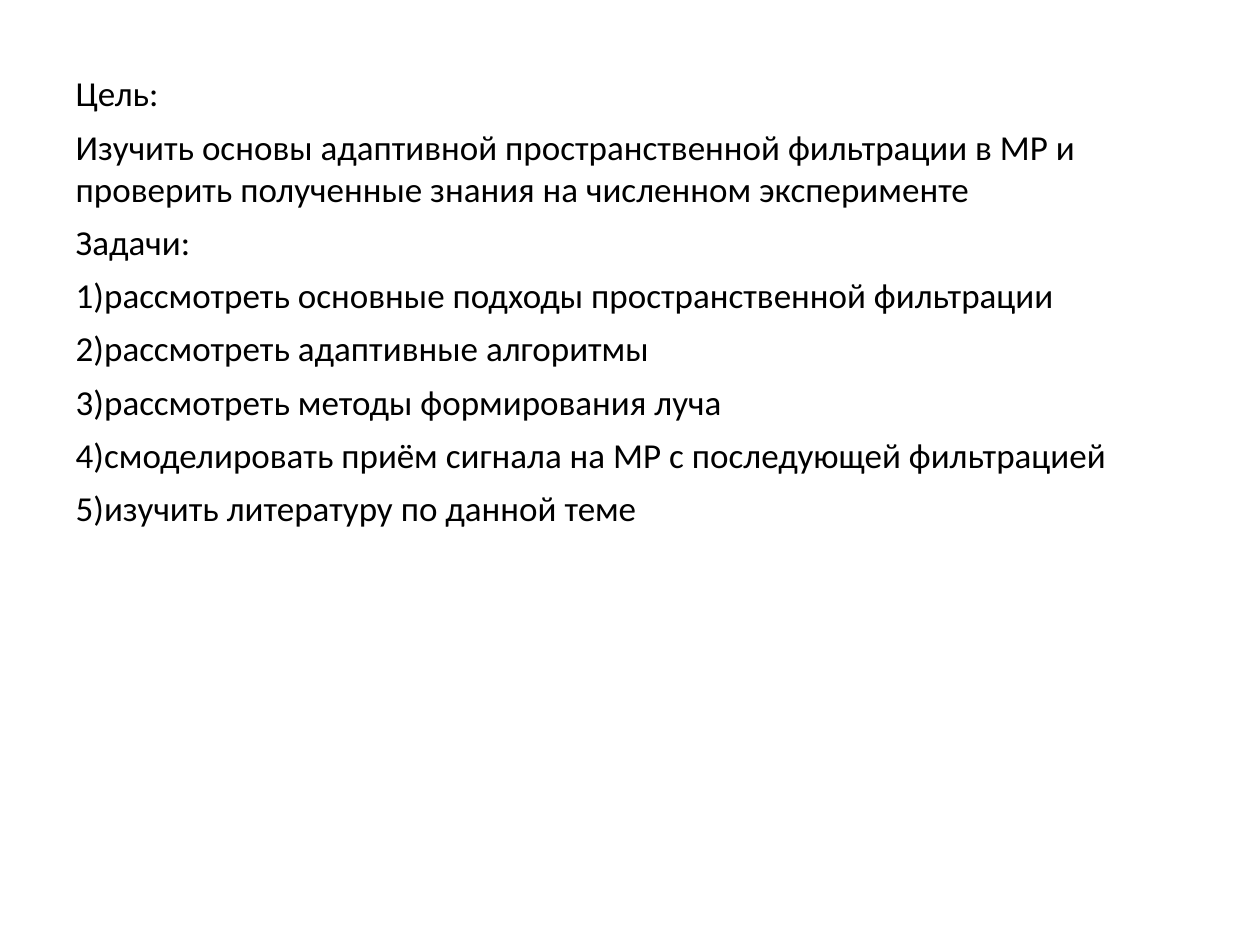
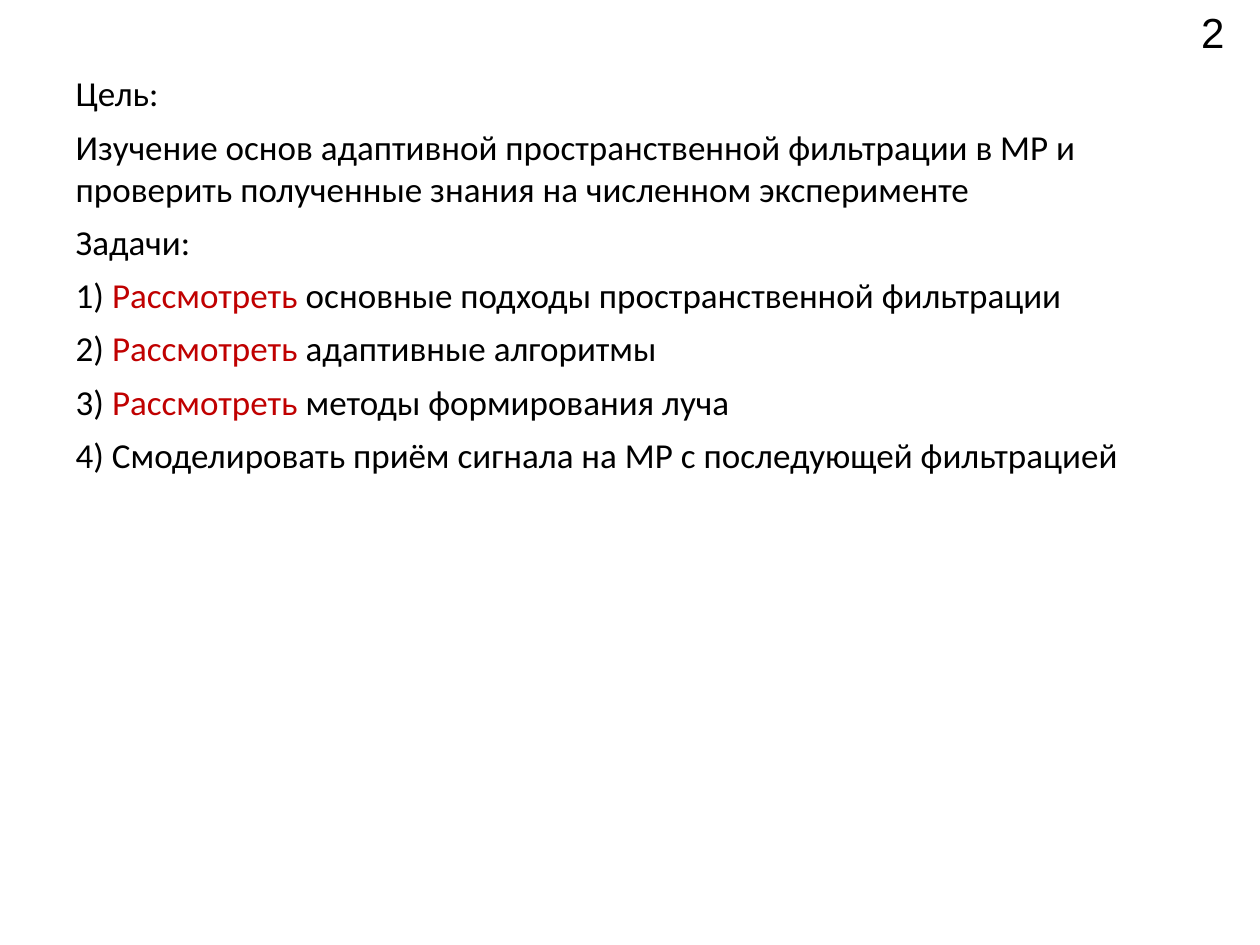
Before and after one commit to Rernamp/microphone_arrays, a slide deck: slide 2 of student_session_2021/Доклад.pptx. Drawn at 1260x945 pixels with LibreOffice and Linux fonts; fonts in the diff are those of the drawing. Boxes give left, top, right and bottom in pixels: in the first picture for what was removed or moved away, otherwise in the second. Text is boxed around its words. In the diff, an @@ line names an element or a change of style, - is before the commit and + after.

Commit message:
commit presentation #2

```diff
--- a/student_session_2021/Доклад.pptx
+++ b/student_session_2021/Доклад.pptx
@@ page number added at box(1201, 18, 1224, 48), 24 pt, text #000000 @@
+2
@@ text at box(76, 136, 1075, 208): text changed @@
-Изучить основы адаптивной пространственной фильтрации в МР и проверить полученные знания на численном эксперименте
+Изучение основ адаптивной пространственной фильтрации в МР и проверить полученные знания на численном эксперименте
@@ text at box(76, 282, 1118, 474): text changed @@
-1)рассмотреть основные подходы пространственной фильтрации
-2)рассмотреть адаптивные алгоритмы
-3)рассмотреть методы формирования луча
-4)смоделировать приём сигнала на МР с последующей фильтрацией
-5)изучить литературу по данной теме
+1) Рассмотреть основные подходы пространственной фильтрации
+2) Рассмотреть адаптивные алгоритмы
+3) Рассмотреть методы формирования луча
+4) Смоделировать приём сигнала на МР с последующей фильтрацией
```
Also in this commit, not shown: 10 other slides changed, 1 slide added, 1 slide removed.
